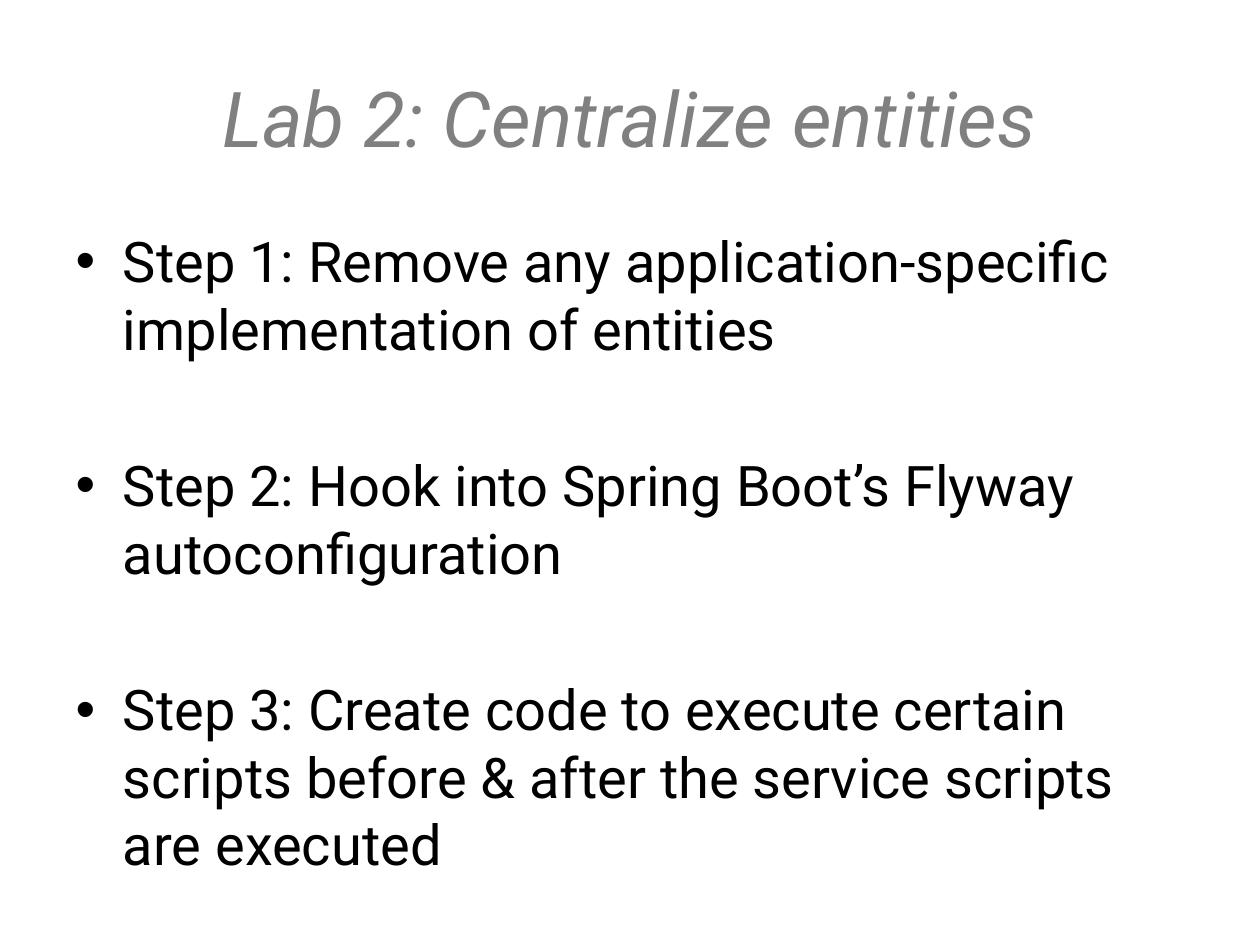
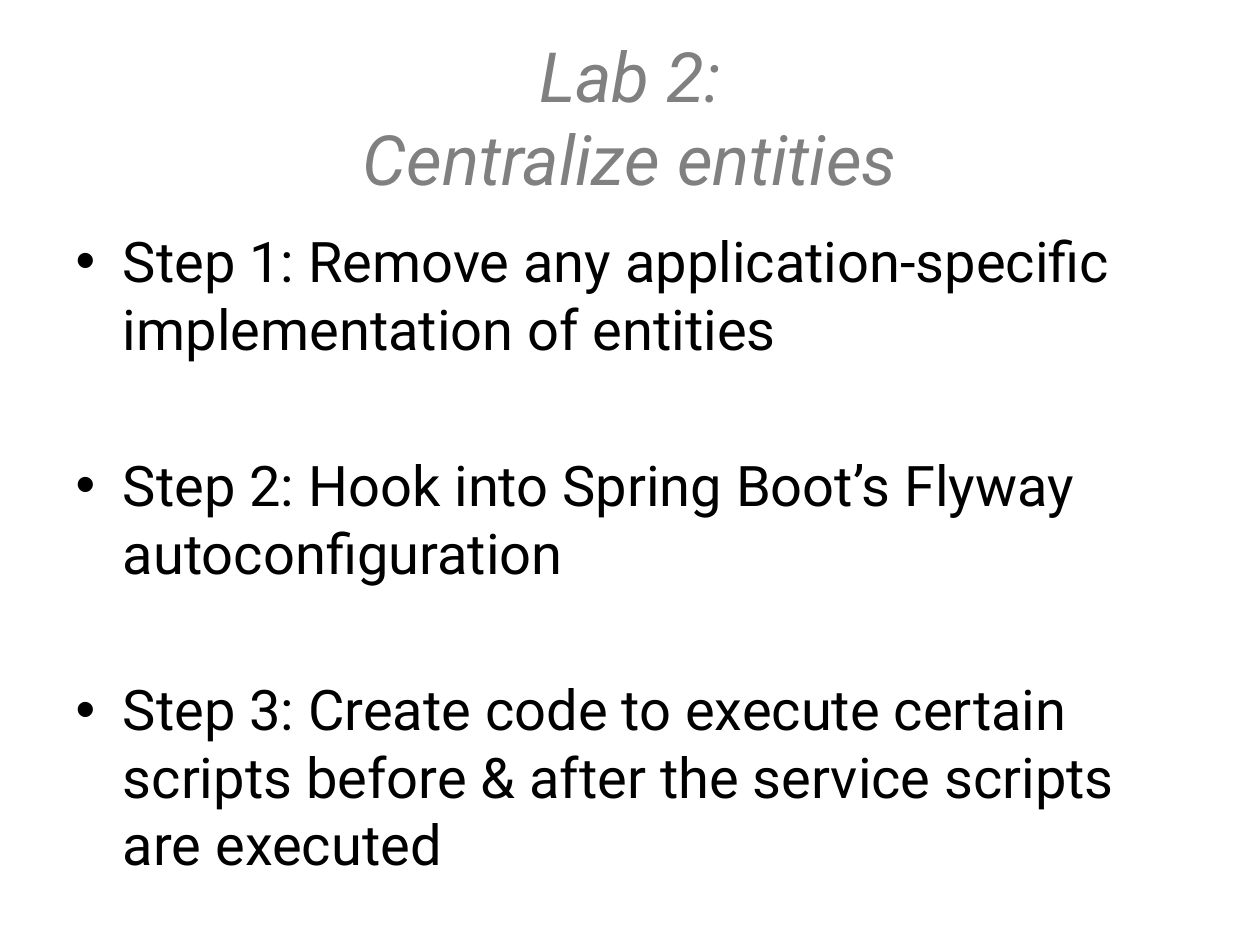
Before and after one commit to hawkeye-bot/springio2017, a slide deck: slide 17 of Spring boot - adapting to your environment.pptx. Drawn at 1260x945 pixels with LibreOffice and Linux fonts; fonts in the diff are those of the drawing; background and template pictures are left out. Boxes give left, top, right and bottom in pixels: in the first picture for what was removed or moved away, otherwise in the second. Text is boxed around its words. In the diff, an @@ line names an element or a change of style, - is before the commit and + after.

```diff
--- a/Spring boot - adapting to your environment.pptx
+++ b/Spring boot - adapting to your environment.pptx
@@ title "Lab 2: Centralize entities" at (x1=363, y1=50, x2=896, y2=186): size 44 to 39.6 pt @@
```
Also in this commit, not shown: 2 other slides changed.
